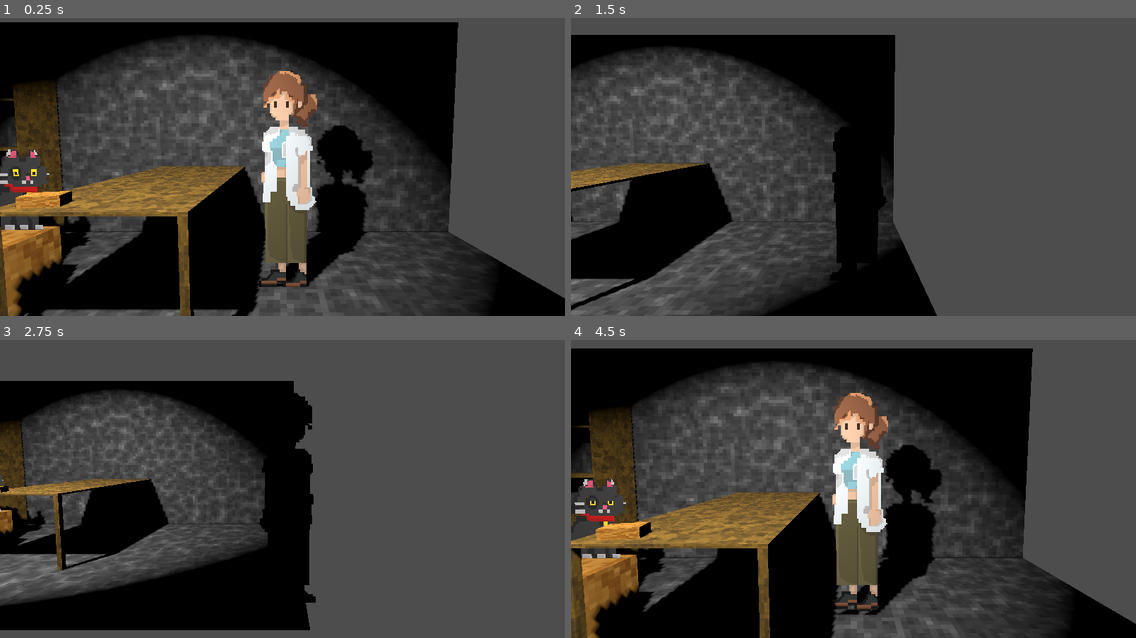
Above: before the commit, frames 1-4 (two rows, left to right).
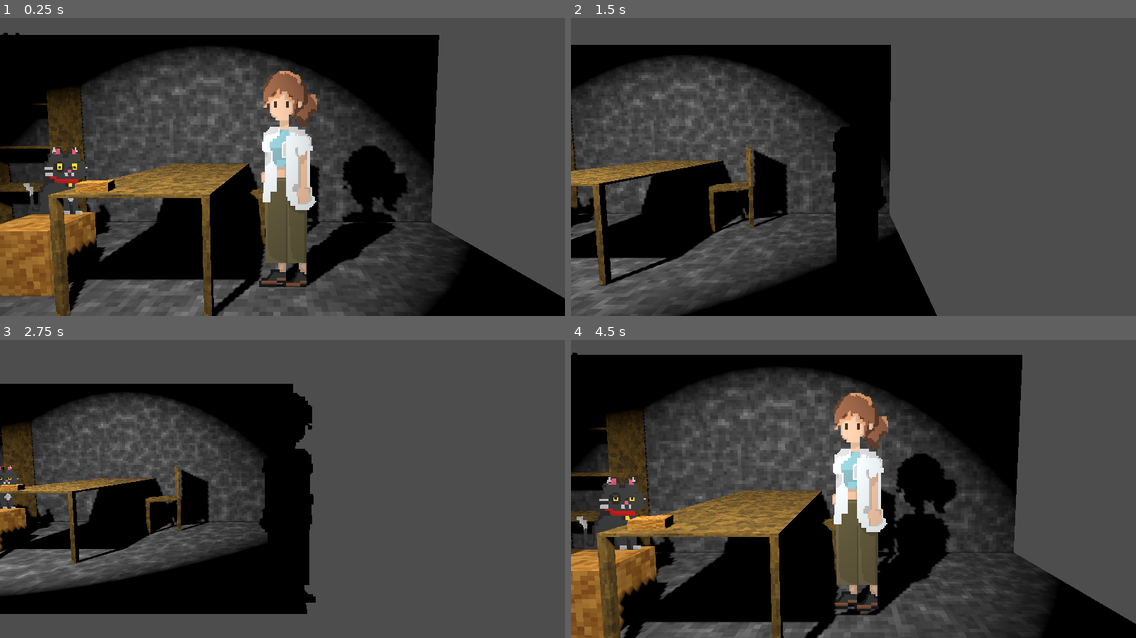
Above: after the commit, the same moments.

Repository: GoldenmageGitHub/GameJam2024
Game: Godot game, scene res://scene/garage_test.tscn
Two runs of this game, one before a commit and one after it. Both use one fixed random seed, a clock stepped at 60 frames per second and the inputs below.
Inputs:
- Up to frame 1 (0.25 s): no input
- Up to frame 2 (1.5 s): tap Enter (ui_accept) at 0.5, 0.77 s; hold Right (ui_right) 0.53-1.28 s; hold Down (ui_down) from 1.28 s (still down)
- Up to frame 3 (2.75 s): tap Enter (ui_accept) at 1.52 s; release Down (ui_down) at 2.03 s; hold Right (ui_right) from 2.03 s (still down)
- Up to frame 4 (4.5 s): release Right (ui_right) at 2.78 s; hold Up (ui_up) 2.78-3.53 s; tap Enter (ui_accept) at 3.02, 3.77 s; hold Left (ui_left) from 3.53 s (still down)

The runs differ from the first frame. In frame 1, 32% of the frame differs, in the area x 0-87%, y 1-100%; in frame 2, 14%; in frame 3, 11%; in frame 4, 19%.

Commit message:
Add chair

Diff:
--- /dev/null
+++ b/pixelbypixel/objects/chair.tscn
@@ -0,0 +1,36 @@
+[gd_scene load_steps=2 format=3 uid="uid://brcnxrl4du4rt"]
+
+[ext_resource type="Material" uid="uid://cgju6xqexnx3h" path="res://textures/wood_procedural.tres" id="1_sgtue"]
+
+[node name="chair" type="CSGCombiner3D"]
+use_collision = true
+
+[node name="leg1" type="CSGBox3D" parent="."]
+transform = Transform3D(1, 0, 0, 0, 1, 0, 0, 0, 1, 0.225, 0.25, 0.225)
+size = Vector3(0.05, 0.5, 0.05)
+material = ExtResource("1_sgtue")
+
+[node name="leg2" type="CSGBox3D" parent="."]
+transform = Transform3D(1, 0, 0, 0, 1, 0, 0, 0, 1, -0.225, 0.25, 0.225)
+size = Vector3(0.05, 0.5, 0.05)
+material = ExtResource("1_sgtue")
+
+[node name="leg3" type="CSGBox3D" parent="."]
+transform = Transform3D(1, 0, 0, 0, 1, 0, 0, 0, 1, -0.225, 0.25, -0.225)
+size = Vector3(0.05, 0.5, 0.05)
+material = ExtResource("1_sgtue")
+
+[node name="leg4" type="CSGBox3D" parent="."]
+transform = Transform3D(1, 0, 0, 0, 1, 0, 0, 0, 1, 0.225, 0.25, -0.225)
+size = Vector3(0.05, 0.5, 0.05)
+material = ExtResource("1_sgtue")
+
+[node name="seat" type="CSGBox3D" parent="."]
+transform = Transform3D(1, 0, 0, 0, 1, 0, 0, 0, 1, 0, 0.51, 0)
+size = Vector3(0.5, 0.02, 0.5)
+material = ExtResource("1_sgtue")
+
+[node name="backrest" type="CSGBox3D" parent="."]
+transform = Transform3D(1, 0, 0, 0, 1, 0, 0, 0, 1, 0, 0.77, -0.24)
+size = Vector3(0.5, 0.5, 0.02)
+material = ExtResource("1_sgtue")
--- a/pixelbypixel/scene/garage_test.tscn
+++ b/pixelbypixel/scene/garage_test.tscn
@@ -1,10 +1,11 @@
-[gd_scene load_steps=13 format=3 uid="uid://1xs203m1grmn"]
+[gd_scene load_steps=14 format=3 uid="uid://1xs203m1grmn"]
 
 [ext_resource type="PackedScene" uid="uid://b6hsgiq6g7u84" path="res://scene/player_test.tscn" id="1_yckwx"]
 [ext_resource type="PackedScene" uid="uid://cuj1bwhj2ejnu" path="res://objects/box.tscn" id="2_6rtw2"]
 [ext_resource type="SpriteFrames" uid="uid://dbc6pxto6vlvk" path="res://textures/cat/cat_animation.tres" id="3_eamxg"]
 [ext_resource type="PackedScene" uid="uid://dhcmrq8087igm" path="res://objects/table.tscn" id="4_a8l5c"]
 [ext_resource type="PackedScene" uid="uid://cbjyuvt47krj2" path="res://objects/shelf.tscn" id="4_qrai1"]
+[ext_resource type="PackedScene" uid="uid://brcnxrl4du4rt" path="res://objects/chair.tscn" id="6_2u4oq"]
 
 [sub_resource type="PlaneMesh" id="PlaneMesh_36h4h"]
 
@@ -33,7 +34,7 @@
 [node name="garage" type="Node3D"]
 
 [node name="player_test" parent="." instance=ExtResource("1_yckwx")]
-transform = Transform3D(1, 0, 0, 0, 1, 0, 0, 0, 1, 0.990112, 0.550172, -0.262329)
+transform = Transform3D(1, 0, 0, 0, 1, 0, 0, 0, 1, 0.990112, 0.550172, 0.125488)
 
 [node name="World Border" type="StaticBody3D" parent="."]
 
@@ -108,7 +109,7 @@
 texture_filter = 0
 sprite_frames = ExtResource("3_eamxg")
 animation = &"sleep"
-frame_progress = 0.32041
+frame_progress = 0.360075
 
 [node name="other cat2" type="RigidBody3D" parent="."]
 transform = Transform3D(1, 0, 0, 0, 1, 0, 0, 0, 1, -1.15566, 0.861507, -0.248694)
@@ -124,7 +125,10 @@
 texture_filter = 0
 sprite_frames = ExtResource("3_eamxg")
 animation = &"idle"
-frame_progress = 0.362167
+frame_progress = 0.401833
+
+[node name="chair" parent="." instance=ExtResource("6_2u4oq")]
+transform = Transform3D(0.463435, 0, -0.886131, 0, 1, 0, 0.886131, 0, 0.463435, 0.829354, 0, -0.98226)
 
 [connection signal="ready" from="other cat/CollisionPolygon3D/AnimatedSprite3D" to="other cat/CollisionPolygon3D/AnimatedSprite3D" method="play" binds= ["sleep"]]
 [connection signal="ready" from="other cat2/CollisionPolygon3D/AnimatedSprite3D" to="other cat2/CollisionPolygon3D/AnimatedSprite3D" method="play" binds= ["idle"]]
